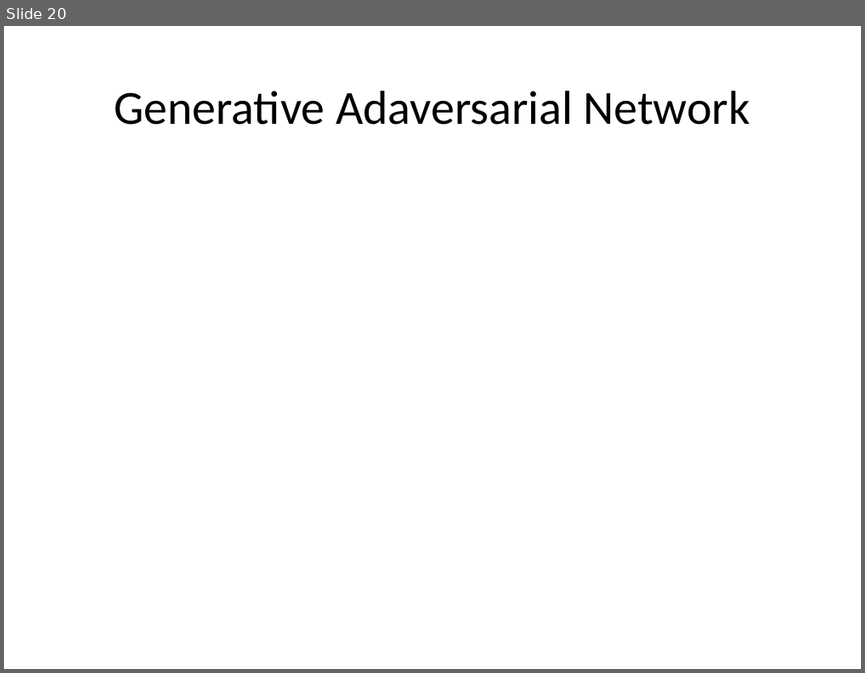
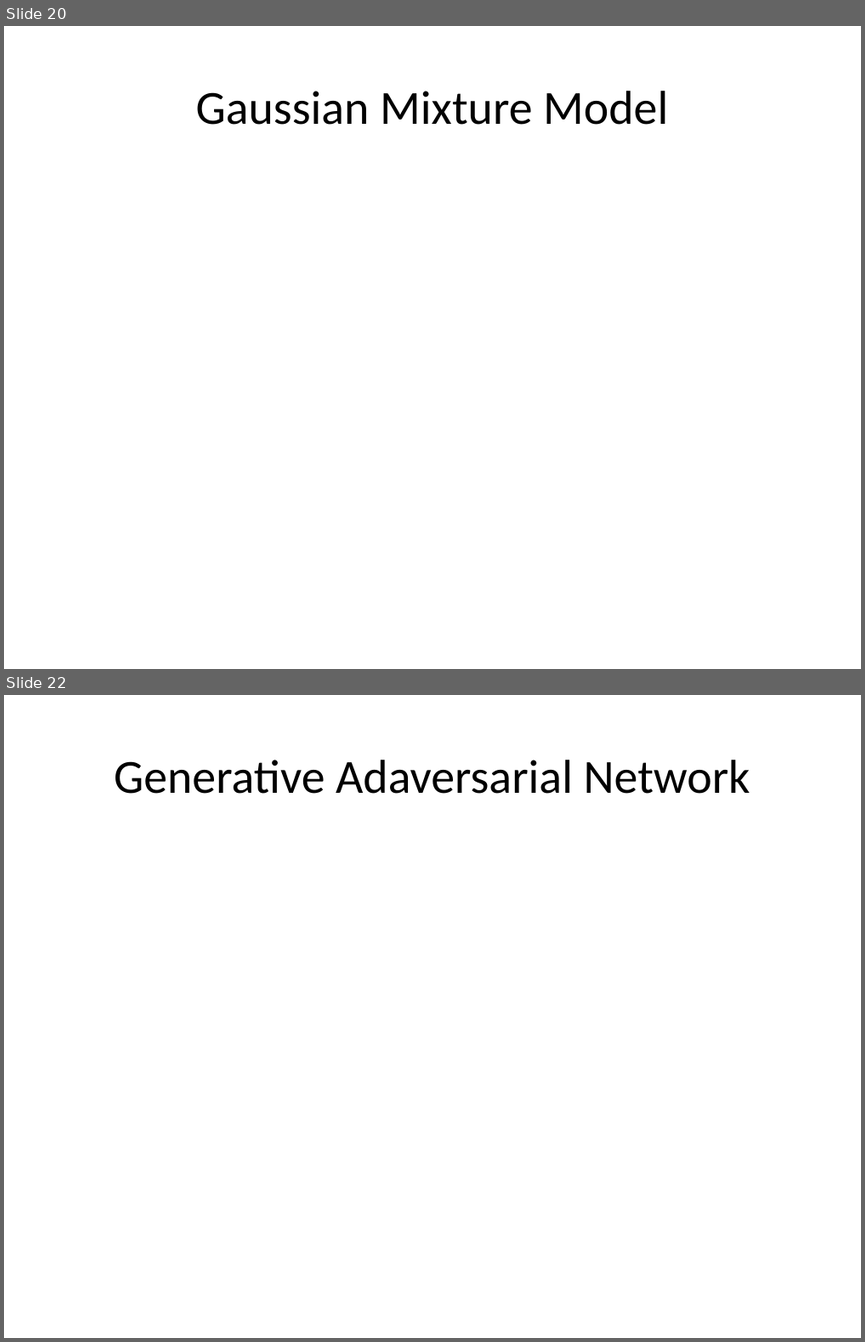
Before and after one commit to TedJeong/vipidly-vociferous, a slide deck: notes/머신러닝부터최적화문제까지.odp. Shown one above the other, each under a label of ours: slide 20 before the commit, slides 20 and 22 after it; the slides between them are not shown. The pictures are 865x673 and 865x1342 pixels, drawn with LibreOffice and Linux fonts; fonts in the diff are those of the drawing. Boxes give left, top, right and bottom in pixels: in the first picture for what was removed or moved away, otherwise in the second. Text is boxed around its words. In the diff, an @@ line names an element or a change of style, - is before the commit and + after.

```diff
--- a/notes/머신러닝부터최적화문제까지.odp
+++ b/notes/머신러닝부터최적화문제까지.odp
@@ slide 20 added at [4,26,861,669], background #FFFFFF @@
@@ title added at [196,91,668,125], 44 pt, text #000000 @@
+Gaussian Mixture Model
@@ what was slide 20 is now slide 22 @@
```
Also in this commit, not shown: 1 other slide added, 3 other files.
